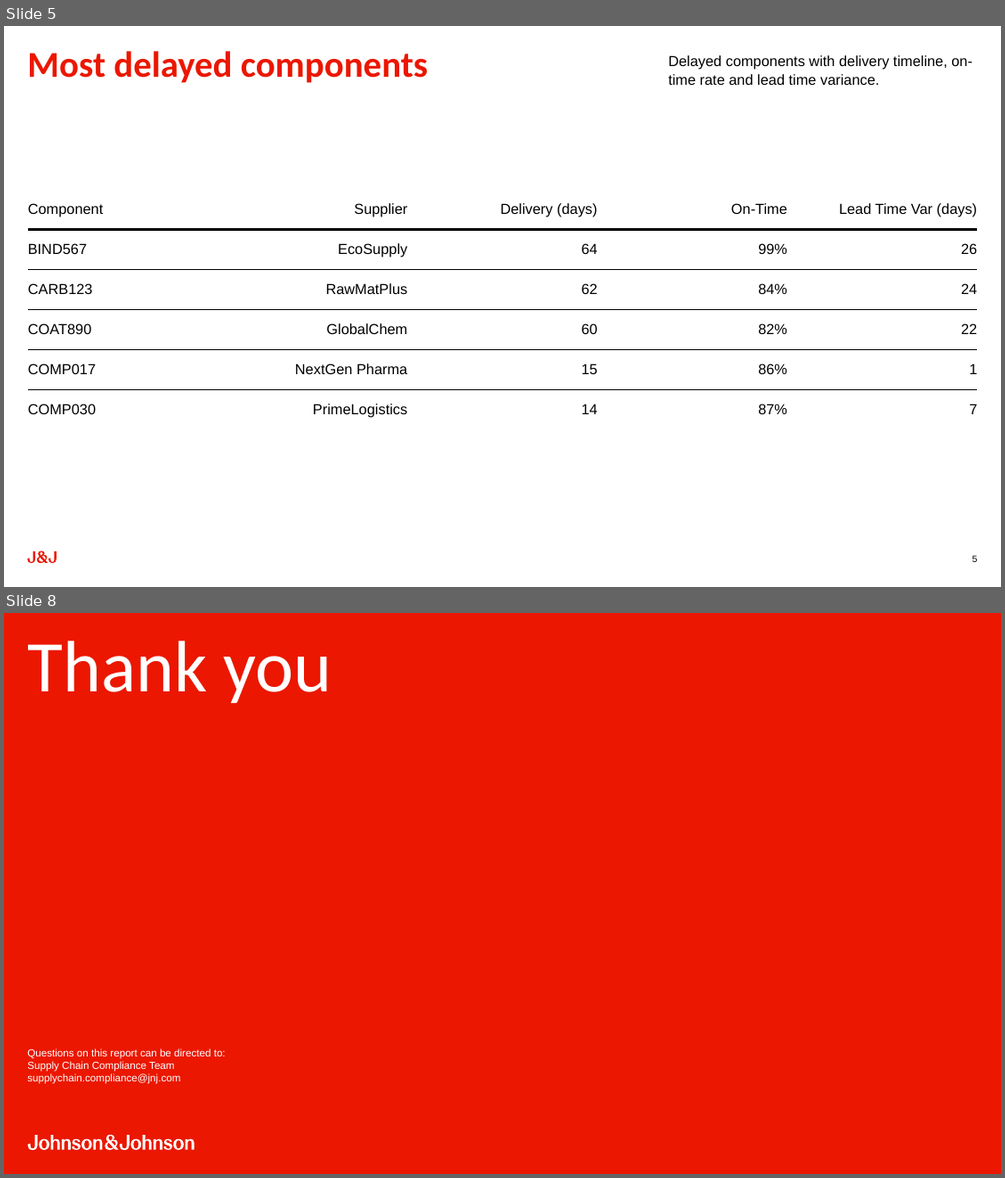
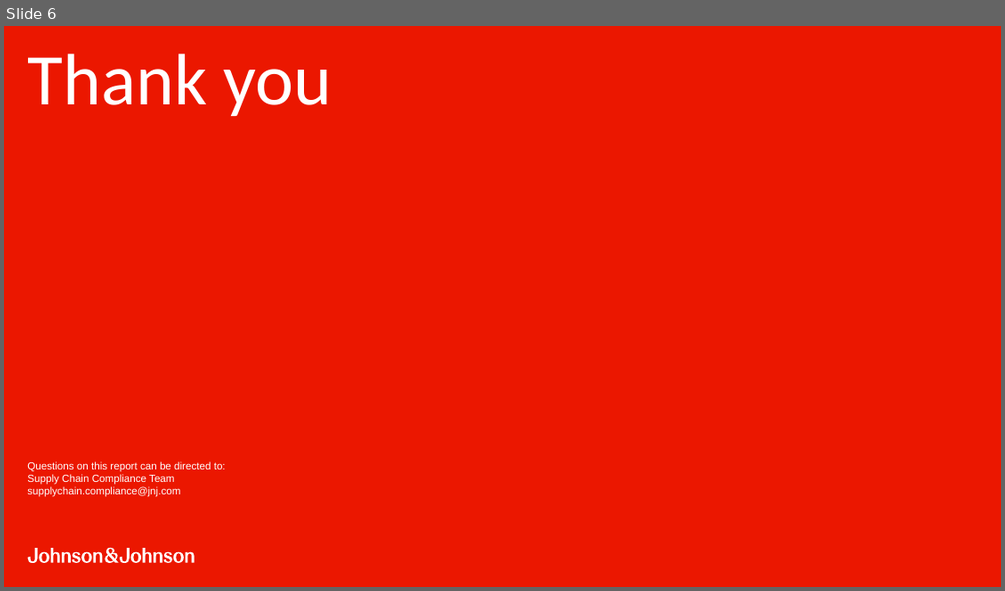
Before and after one commit to vatieh-jnj/AI-Powered-w-Copilot, a slide deck: CoPilot Project/Supply Chain Issue Compliance Report.pptx. Shown one above the other, each under a label of ours: slides 5 and 8 before the commit, slide 6 after it; the slides between them are not shown. The pictures are 1005x1178 and 1005x591 pixels, drawn with LibreOffice and Linux fonts; fonts in the diff are those of the drawing; background and template pictures are left out. Boxes give left, top, right and bottom in pixels: in the first picture for what was removed or moved away, otherwise in the second. Text is boxed around its words. In the diff, an @@ line names an element or a change of style, - is before the commit and + after.

```diff
--- a/CoPilot Project/Supply Chain Issue Compliance Report.pptx
+++ b/CoPilot Project/Supply Chain Issue Compliance Report.pptx
@@ slide 5 removed at [4,26,1001,587], background #FFFFFF @@
@@ title removed at [27,51,428,83] @@
-Most delayed components
@@ text removed at [668,55,972,85] @@
-Delayed components with delivery timeline, on-time rate and lead time variance.
@@ table removed at [28,190,978,435], 6 rows, 5 columns @@
-Component | Supplier | Delivery (days) | On-Time | Lead Time Var (days)
-BIND567 | EcoSupply | 64 | 99% | 26
-CARB123 | RawMatPlus | 62 | 84% | 24
-COAT890 | GlobalChem | 60 | 82% | 22
-COMP017 | NextGen Pharma | 15 | 86% | 1
-COMP030 | PrimeLogistics | 14 | 87% | 7
@@ freeform shape removed at [27,551,57,563] @@
@@ page number removed at [972,555,978,562] @@
-5
@@ what was slide 8 is now slide 6 @@
```
Also in this commit, not shown: 2 slides changed, 3 slides added, 4 other slides removed.
